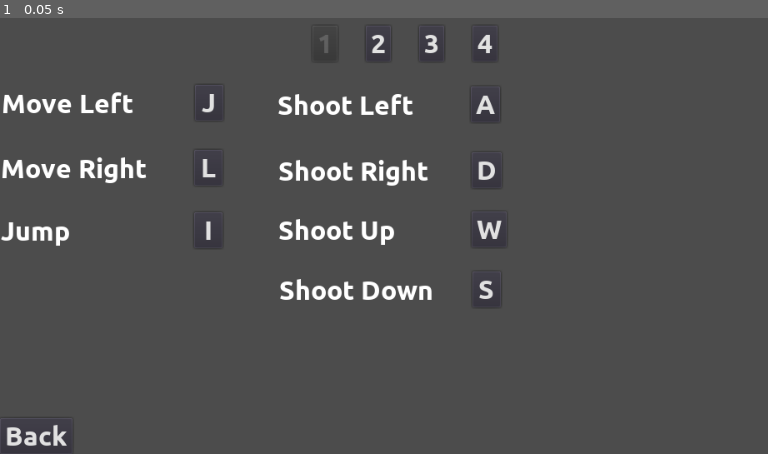
Above: before the commit, frame 1.
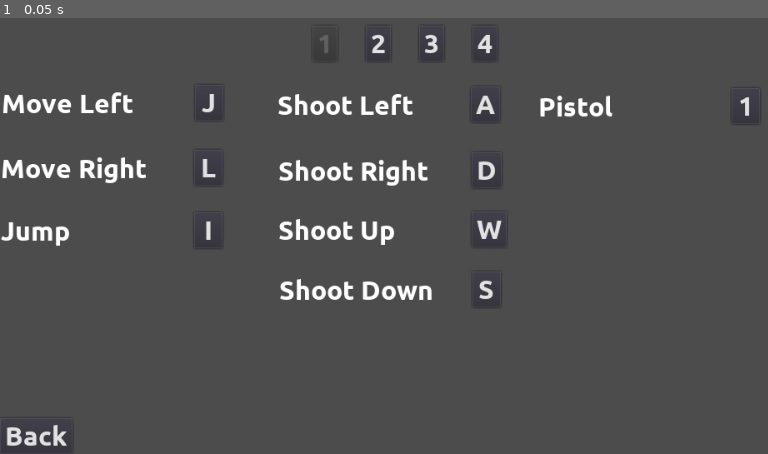
Above: after the commit, the same moment.

Repository: wsheldon67/Scredric
Game: Godot game, scene res://menus/KeyBindings.tscn
Same seed, same stepped clock (60 frames per second), same inputs: the game is played once before the commit and once after it. This scene is started directly instead of the project's main scene.
Inputs:
- Up to frame 1 (0.05 s): no input

The runs differ from the first frame. In frame 1, 0.3% of the frame differs, in the area x 70-98%, y 17-23%.

Commit message:
pistol keybind

Diff:
--- a/project/menus/KeyBindings.tscn
+++ b/project/menus/KeyBindings.tscn
@@ -52,5 +52,10 @@
 label = "Shoot Down"
 input_map_action = "shoot_down_"
 
+[node name="Pistol" parent="." instance=ExtResource( 2 )]
+position = Vector2( 646, 99 )
+label = "Pistol"
+input_map_action = "Pistol_"
+
 [connection signal="player_selected" from="PlayerSelect" to="." method="_on_PlayerSelect_player_selected"]
 [connection signal="pressed" from="Back" to="." method="_on_Back_pressed"]
